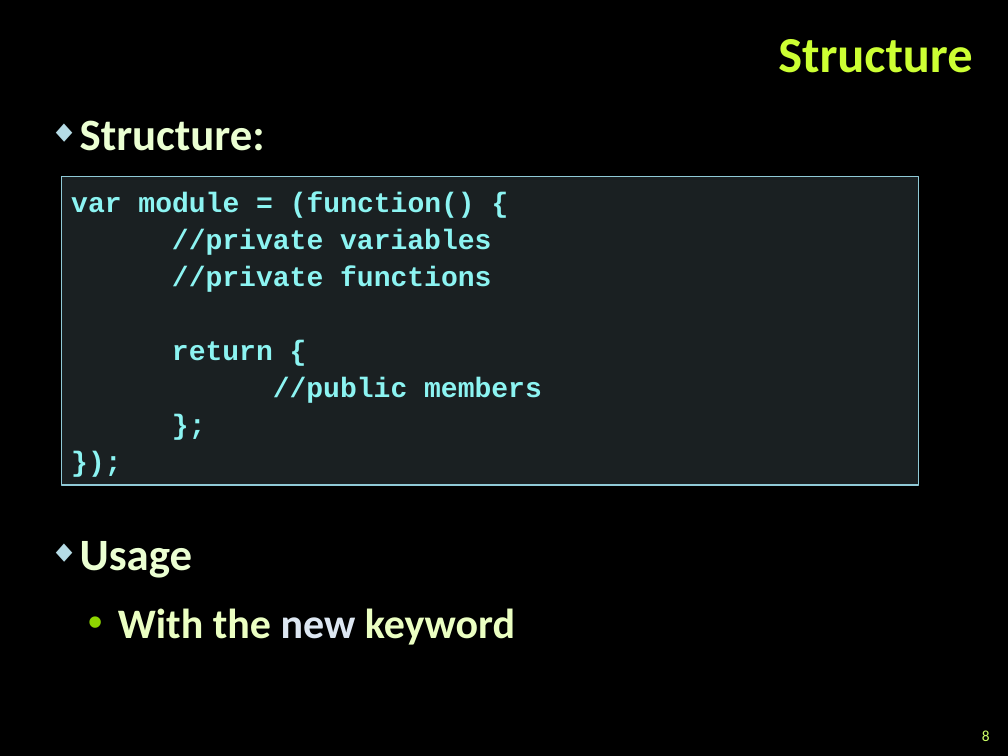
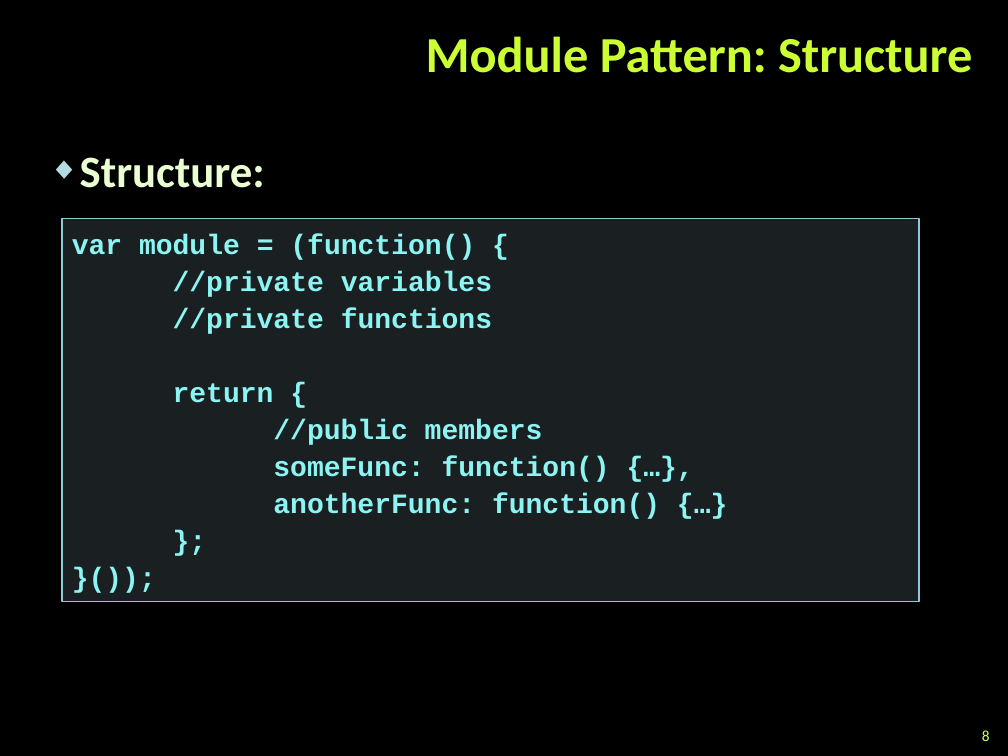
Before and after one commit to martin-nikolov/Telerik-Academy, a slide deck: slide 8 of Web Design & Development/5. JavaScript OOP/06. Modules and Patterns/Modules and Patterns.pptx. Drawn at 1008x756 pixels with LibreOffice and Linux fonts; fonts in the diff are those of the drawing; background and template pictures are left out. Boxes give left, top, right and bottom in pixels: in the first picture for what was removed or moved away, otherwise in the second. Text is boxed around its words. In the diff, an @@ line names an element or a change of style, - is before the commit and + after.

```diff
--- a/Web Design & Development/5. JavaScript OOP/06. Modules and Patterns/Modules and Patterns.pptx
+++ b/Web Design & Development/5. JavaScript OOP/06. Modules and Patterns/Modules and Patterns.pptx
@@ title at box(426, 36, 972, 73): text changed @@
-Structure
+Module Pattern: Structure
@@ text "Structure:": place and size @@
-text "Structure:" at box(80, 120, 265, 151)
+text "Structure:" at box(80, 157, 265, 188)
@@ text in rectangle at box(61, 219, 919, 602): text changed @@
-});
+}());
@@ rectangle "var module = (function() {": place and size @@
-rectangle "var module = (function() {" at box(61, 176, 919, 485)
+rectangle "var module = (function() {" at box(61, 219, 919, 602)
@@ text in rectangle at box(273, 456, 660, 519): paragraphs added @@
+someFunc: function() {…},
+anotherFunc: function() {…}
@@ text removed at box(80, 541, 515, 645) @@
-◆ Usage
-  • With the new keyword
```
Also in this commit, not shown: 9 other slides changed, 15 slides added, 2 slides removed, 19 other files.
